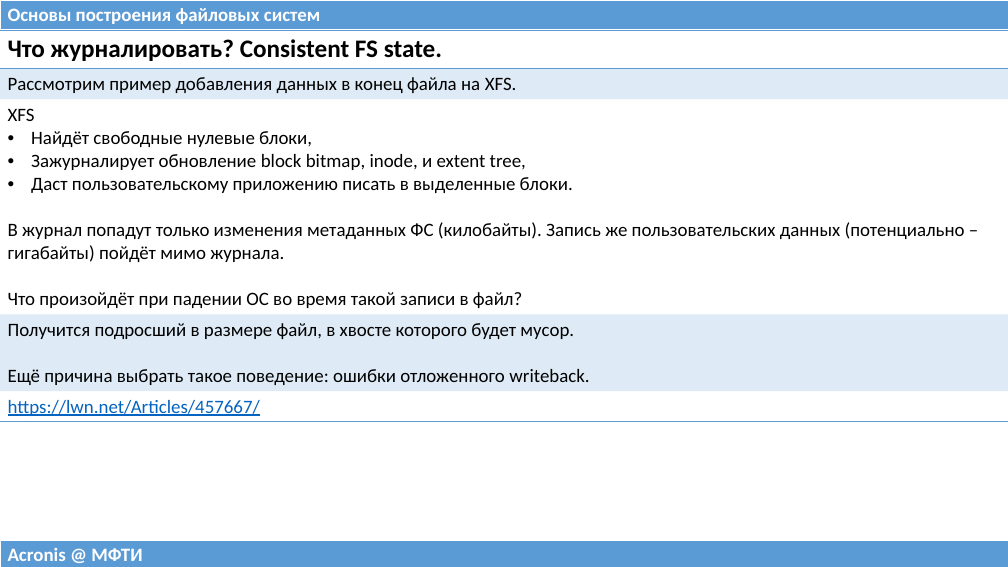
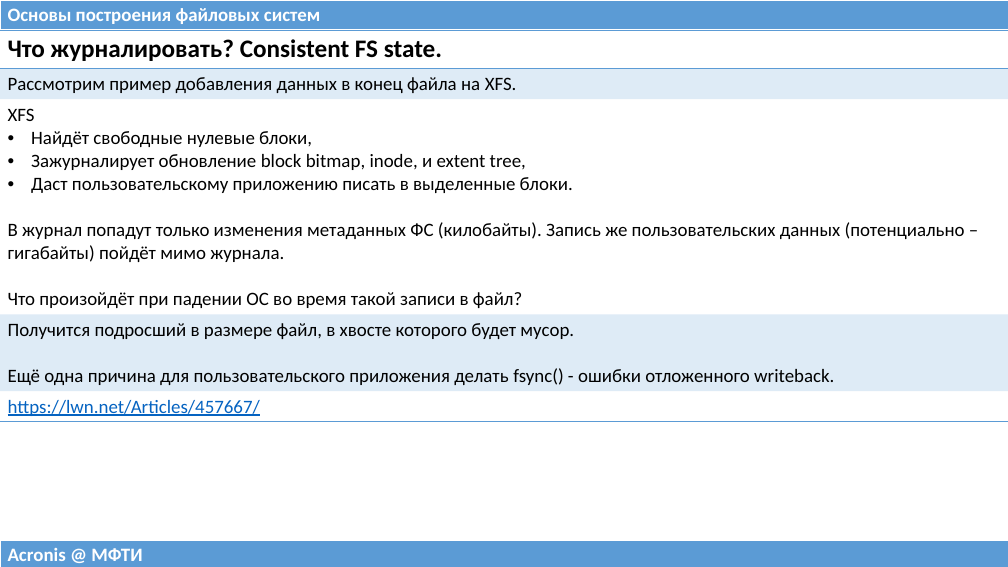
Before and after one commit to 75cc8545e7b021ed280ed0ef99fc7fc4/filesystems-101, a slide deck: slide 25 of talks/src/class04.pptx (slide 24 before the commit). Drawn at 1008x567 pixels with LibreOffice and Linux fonts; fonts in the diff are those of the drawing. Boxes give left, top, right and bottom in pixels: in the first picture for what was removed or moved away, otherwise in the second. Text is boxed around its words. In the diff, an @@ line names an element or a change of style, - is before the commit and + after.

```diff
--- a/talks/src/class04.pptx
+++ b/talks/src/class04.pptx
@@ table at <box>0,30,1008,420</box> @@
-row 4, column 1: Получится подросший в размере файл, в хвосте которого будет мусор. / Ещё причина выбрать такое поведение: ошибки отложенного writeback.
+row 4, column 1: Получится подросший в размере файл, в хвосте которого будет мусор. / Ещё одна причина для пользовательского приложения делать fsync() - ошибки отложенного writeback.
```
Also in this commit, not shown: 7 other slides changed, 1 slide added, 7 other files.
